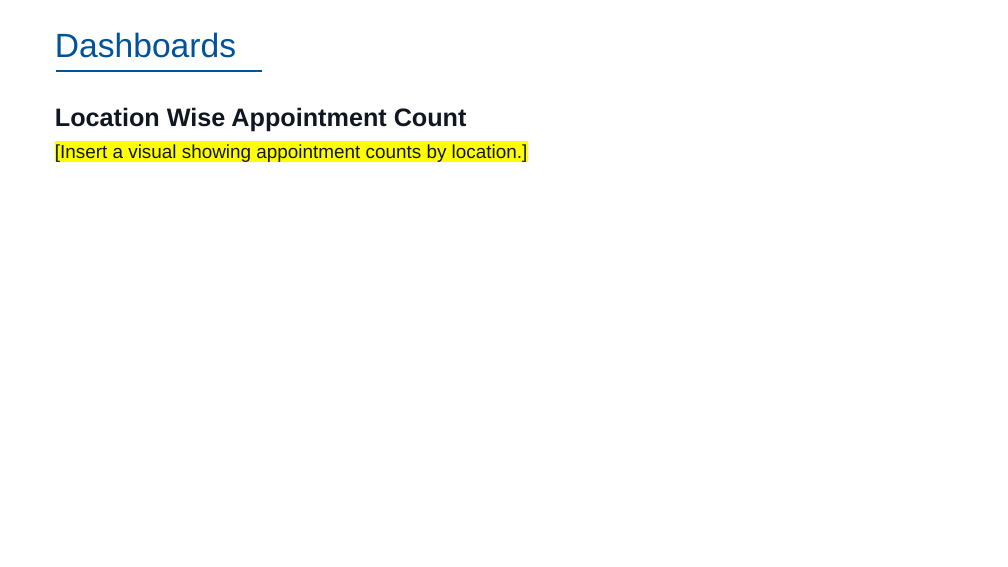
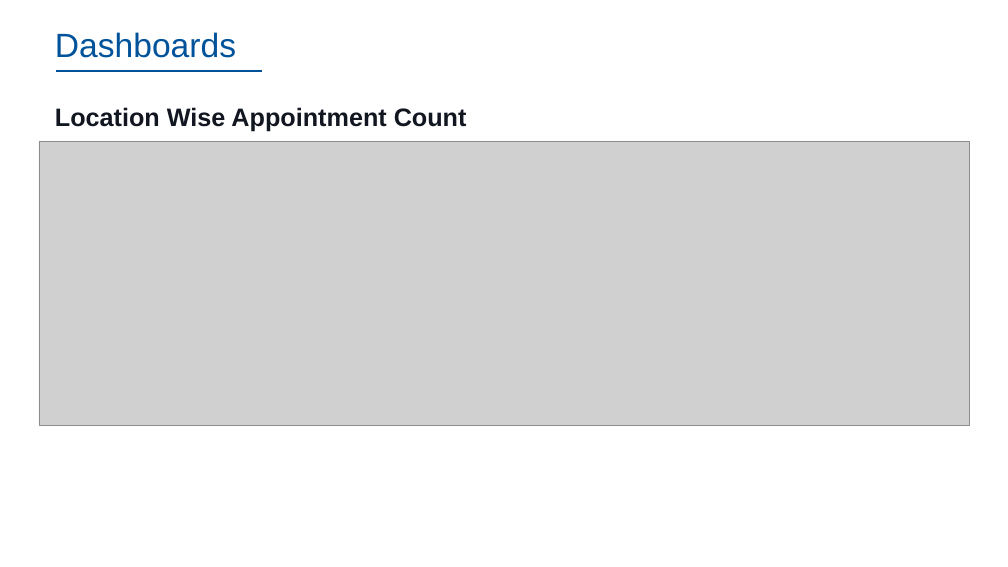
Before and after one commit to dennislamcv1/IBMSA, a slide deck: slide 25 of Systems Analyst Capstone Project/Final SubmissionDL.pptx. Drawn at 1008x567 pixels with LibreOffice and Linux fonts; fonts in the diff are those of the drawing; grey boxes stand for pictures; background and template pictures are left out. Boxes give left, top, right and bottom in pixels: in the first picture for what was removed or moved away, otherwise in the second. Text is boxed around its words. In the diff, an @@ line names an element or a change of style, - is before the commit and + after.

```diff
--- a/Systems Analyst Capstone Project/Final SubmissionDL.pptx
+++ b/Systems Analyst Capstone Project/Final SubmissionDL.pptx
@@ picture added at (39,142,969,426) @@
@@ text at (55,144,528,162): paragraph removed @@
-[Insert a visual showing appointment counts by location.]
```
Also in this commit, not shown: 10 other slides changed, 6 other files.
